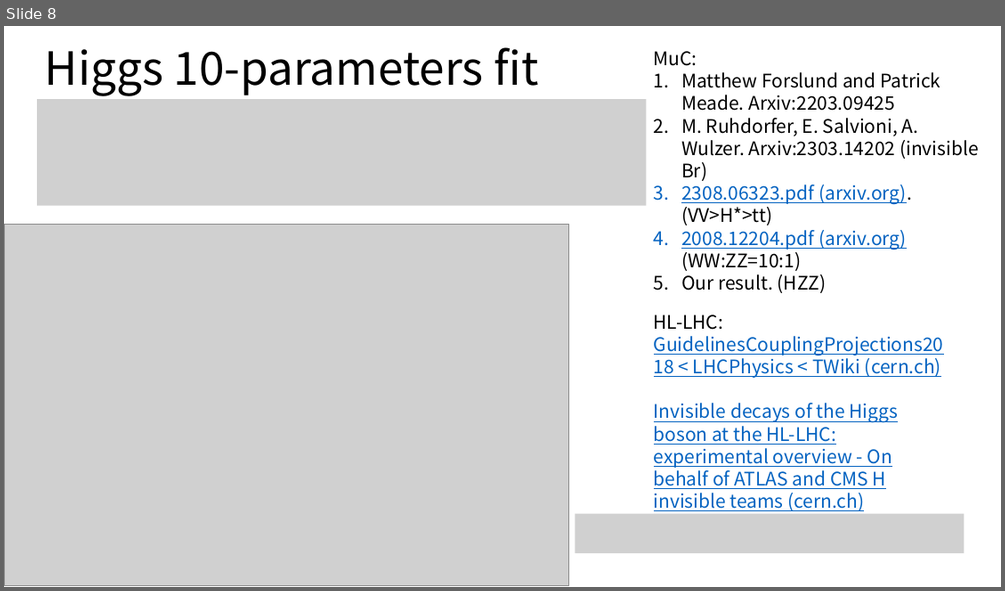
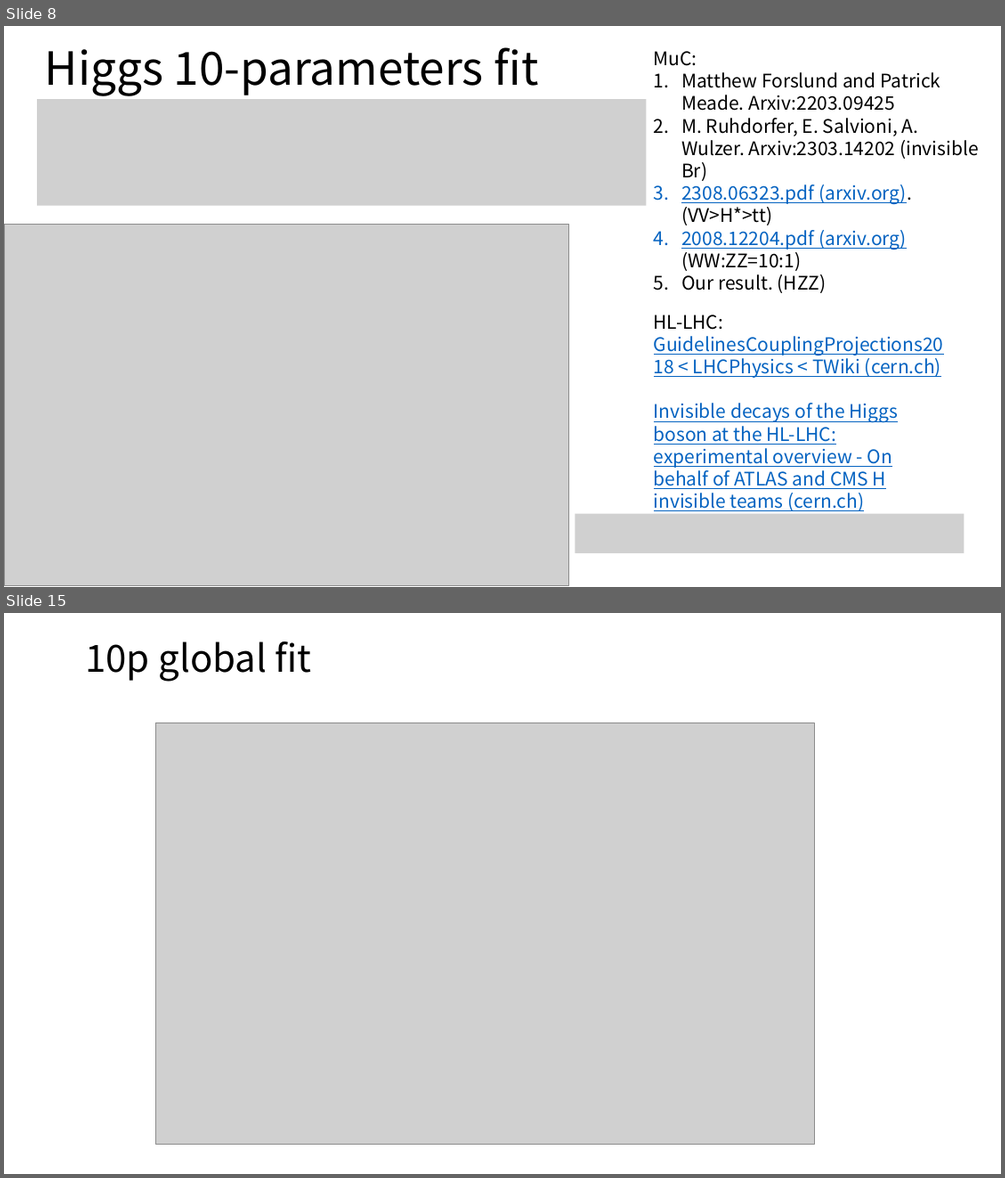
Before and after one commit to ZhenLiuPhys/MuCHiggsInclusive, a slide deck: Previous presentations/HZZ_coupling.pptx. Shown one above the other, each under a label of ours: slide 8 before the commit, slides 8 and 15 after it; the slides between them are not shown. The pictures are 1005x591 and 1005x1178 pixels, drawn with LibreOffice and Linux fonts; fonts in the diff are those of the drawing; grey boxes stand for pictures. Boxes give left, top, right and bottom in pixels: in the first picture for what was removed or moved away, otherwise in the second. Text is boxed around its words. In the diff, an @@ line names an element or a change of style, - is before the commit and + after.

```diff
--- a/Previous presentations/HZZ_coupling.pptx
+++ b/Previous presentations/HZZ_coupling.pptx
@@ slide 15 added at box(4, 613, 1001, 1174), background #FFFFFF @@
@@ text added at box(85, 641, 312, 682), 36 pt, text #000000 @@
+10p global fit
@@ picture added at box(156, 722, 814, 1144) @@
```
Also in this commit, not shown: 9 other slides added, 1 other file.
